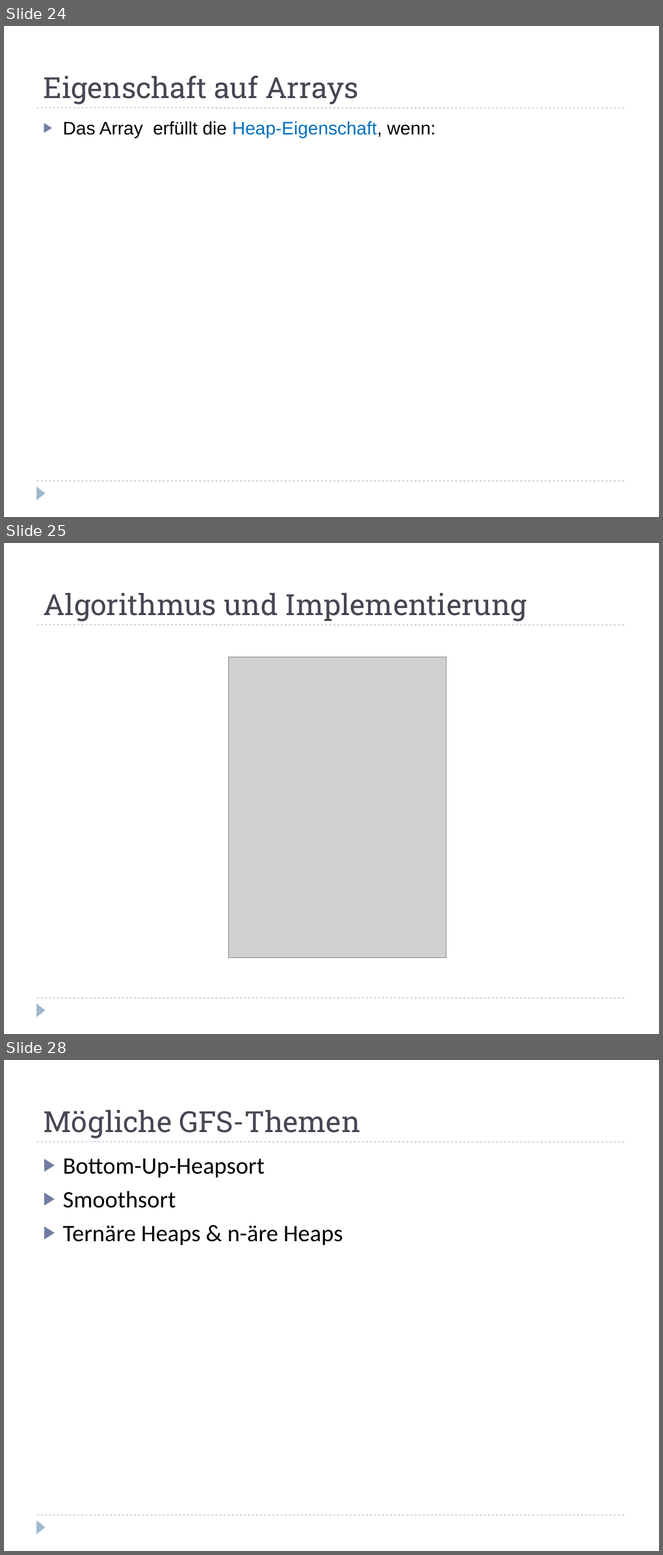
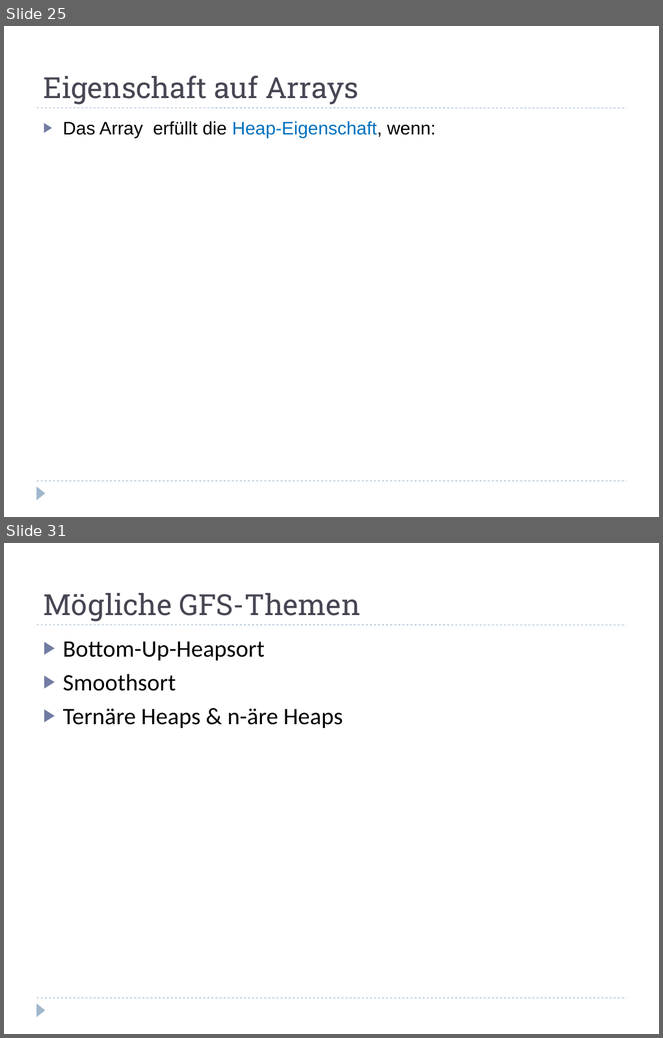
Before and after one commit to hienng/Heapsort, a slide deck: heapsort.odp. Shown one above the other, each under a label of ours: slides 24, 25 and 28 before the commit, slides 25 and 31 after it; the slides between them are not shown. The pictures are 663x1555 and 663x1038 pixels, drawn with LibreOffice and Linux fonts; fonts in the diff are those of the drawing; grey boxes stand for pictures. Boxes give left, top, right and bottom in pixels: in the first picture for what was removed or moved away, otherwise in the second. Text is boxed around its words. In the diff, an @@ line names an element or a change of style, - is before the commit and + after.

```diff
--- a/heapsort.odp
+++ b/heapsort.odp
@@ slide 25 removed at [4, 543, 659, 1034], background #FFFFFF; not listed: 3 template elements that a slide beside it also shows @@
@@ title removed at [43, 593, 527, 622] @@
-Algorithmus und Implementierung
@@ picture removed at [229, 657, 446, 958] @@
@@ what was slide 24 is now slide 25 @@
@@ what was slide 28 is now slide 31 @@
```
Also in this commit, not shown: 4 slides changed, 4 slides added, 2 other files.
